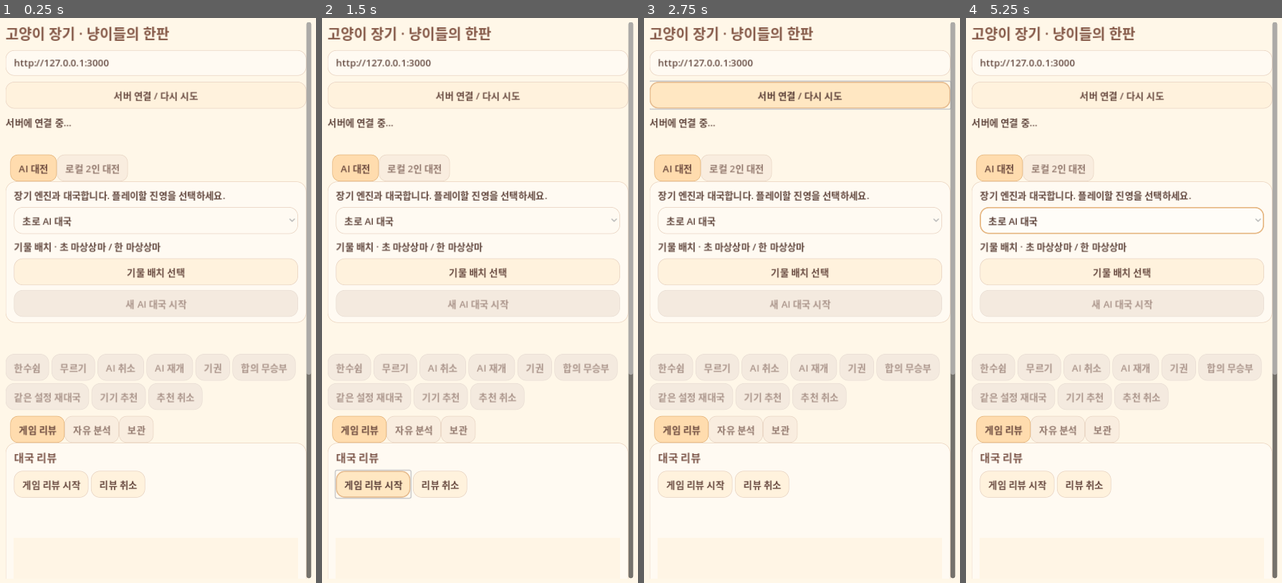
Above: before the commit, frames 1-4 (left to right).
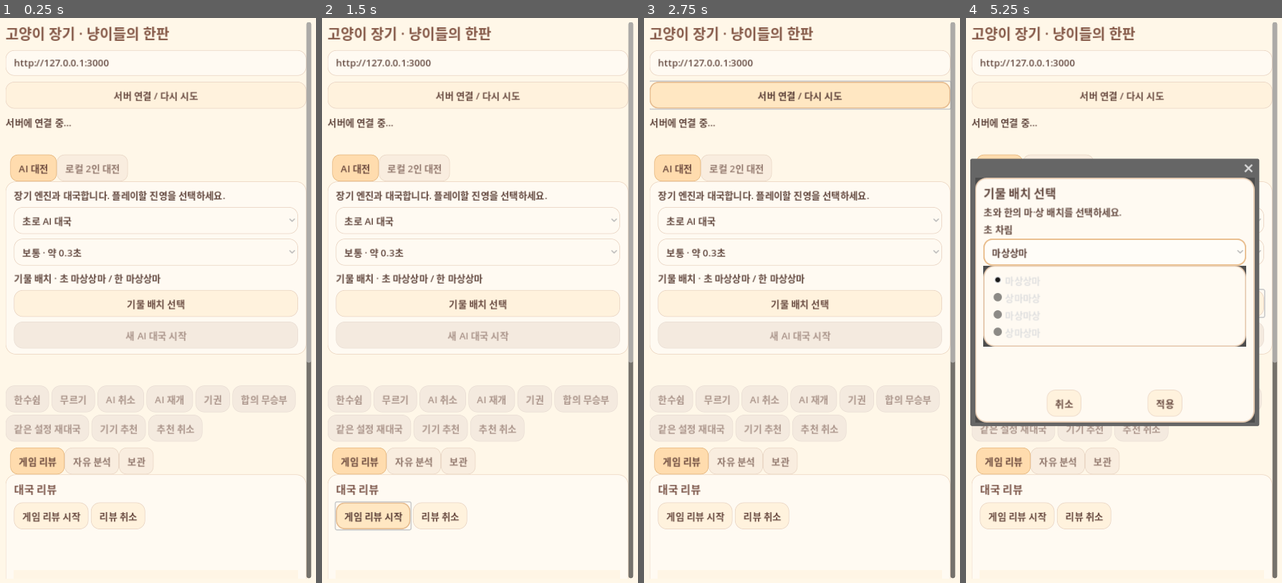
Above: after the commit, the same moments.

Repository: YU-Kangg/janggiAI
Game: Godot game, scene res://main.tscn
The game is run twice, just before and just after one commit, with the same random seed, the same clock (stepped at 60 frames per second) and the same inputs.
Inputs (mouse positions are in pixels of both pictures, inside the frame that each line leads up to):
- Up to frame 1 (0.25 s): no input
- Up to frame 2 (1.5 s): click "게임 리뷰 시작" at 0.5 s; click "게임 리뷰 시작" at 1.25 s
- Up to frame 3 (2.75 s): click "서버 연결 / 다시 시도" at 2 s
- Up to frame 4 (5.25 s): click "초로 AI 대국" at 2.75 s; click "기물 배치 선택" at 3.5 s; click (1120, 221) at 4.25 s, where only the run before the commit has a clickable "한으로 AI 대국"; click (1120, 249) at 5 s, where only the run after the commit has a clickable "보통 · 약 0.3초"

The runs differ from the first frame. In frame 1, 6.8% of the frame differs, in the area x 1-99%, y 39-91%; in frame 2, 8.4%; in frame 3, 6.8%; in frame 4, 16%, in the area x 1-99%, y 24-91%.

Commit message:
feat(ai): 대국 난이도별 탐색 시간 추가

Diff:
--- a/godot/main.gd
+++ b/godot/main.gd
@@ -17,6 +17,7 @@
 var key_move_status := Label.new()
 var grid := GridContainer.new()
 var side := OptionButton.new()
+var ai_difficulty := OptionButton.new()
 var cho_setup := OptionButton.new()
 var han_setup := OptionButton.new()
 var time_control := OptionButton.new()
@@ -233,6 +234,11 @@
 	side.add_item("초로 AI 대국")
 	side.add_item("한으로 AI 대국")
 	ai_game_panel.add_child(side)
+	ai_difficulty.add_item("빠르게 · 약 0.1초")
+	ai_difficulty.add_item("보통 · 약 0.3초")
+	ai_difficulty.add_item("강하게 · 약 1초")
+	ai_difficulty.select(1)
+	ai_game_panel.add_child(ai_difficulty)
 	ai_setup_summary.autowrap_mode = TextServer.AUTOWRAP_WORD_SMART
 	ai_game_panel.add_child(ai_setup_summary)
 	var ai_setup_button := Button.new()
@@ -522,6 +528,7 @@
 	if state.is_empty():
 		return
 	game_mode_tabs.current_tab = 1 if state.get("mode", "ai") == "local" else 0
+	ai_difficulty.select(maxi(["quick", "normal", "strong"].find(str(state.get("aiLevel", "normal"))), 0))
 	selected_cho_setup = str(state.get("setup", {}).get("cho", "nbbn"))
 	selected_han_setup = str(state.get("setup", {}).get("han", "nbbn"))
 	cho_setup.select(arrangement_index(selected_cho_setup))
@@ -550,6 +557,9 @@
 		_:
 			return null
 
+func selected_ai_level() -> String:
+	return ["quick", "normal", "strong"][clampi(ai_difficulty.selected, 0, 2)]
+
 func local_initial_fen(setup: Dictionary) -> String:
 	var han: String = str(setup.get("han", "nbbn"))
 	var cho: String = str(setup.get("cho", "nbbn")).to_upper()
@@ -585,7 +595,7 @@
 		"bikjang": position.get("bikjang", false), "legalMoves": Array(position.legalMoves),
 		"points": material_points(str(position.fen)), "outcome": outcome,
 		"initialFen": initial_fen, "setup": setup, "moves": offline_moves.duplicate(),
-		"revision": revision, "variant": "janggi", "mode": "local", "humanSide": "cho",
+		"revision": revision, "variant": "janggi", "mode": "local", "humanSide": "cho", "aiLevel": "normal",
 		"players": {"cho": cho_name.text.strip_edges(), "han": han_name.text.strip_edges()},
 		"clock": {
 			"enabled": offline_time_control != null, "choMs": int(offline_clock.cho), "hanMs": int(offline_clock.han),
@@ -763,6 +773,7 @@
 	act("reset", {
 		"mode": pending_new_mode,
 		"humanSide": "cho" if side.selected == 0 else "han",
+		"aiLevel": selected_ai_level(),
 		"setup": {"cho": selected_cho_setup, "han": selected_han_setup},
 		"players": {"cho": cho_name.text.strip_edges(), "han": han_name.text.strip_edges()},
 		"timeControl": selected_time_control() if pending_new_mode == "local" else null,
@@ -920,6 +931,7 @@
 		pending_ai_start_after_connect = false
 		act("reset", {
 			"mode": "ai", "humanSide": "cho" if side.selected == 0 else "han",
+			"aiLevel": selected_ai_level(),
 			"setup": {"cho": selected_cho_setup, "han": selected_han_setup},
 			"players": {"cho": cho_name.text.strip_edges(), "han": han_name.text.strip_edges()},
 			"timeControl": null,
--- a/godot/smoke.gd
+++ b/godot/smoke.gd
@@ -29,7 +29,7 @@
 	check(app.variation_start.get_parent() == app.review_analysis_controls and app.review_export_button.get_parent() == app.review_file_controls, "analysis and file actions separated")
 	check(app.full_review_start.text == "게임 리뷰 시작" and app.review_analysis_button.text == "최선 수 보기" and app.retry_button.text == "다시 풀기", "guided review action labels")
 	check(app.game_mode_tabs.get_tab_count() == 2 and app.game_mode_tabs.get_tab_title(0) == "AI 대전" and app.game_mode_tabs.get_tab_title(1) == "로컬 2인 대전", "AI and local match setup separated")
-	check(app.side.get_parent() == app.ai_game_panel and app.cho_name.get_parent() == app.local_game_panel and app.time_control.get_parent() == app.local_game_panel, "mode-specific controls grouped")
+	check(app.side.get_parent() == app.ai_game_panel and app.ai_difficulty.get_parent() == app.ai_game_panel and app.cho_name.get_parent() == app.local_game_panel and app.time_control.get_parent() == app.local_game_panel, "mode-specific controls grouped")
 	check(app.cho_setup.get_parent().get_parent() == app.setup_dialog and app.han_setup.get_parent().get_parent() == app.setup_dialog, "piece setup controls moved to modal")
 	check(not app.device_engine.available() and app.device_recommend.disabled, "desktop fallback without Android engine")
 	app.act("reset", {"mode": "ai", "humanSide": "cho"})
Not shown, changed: PROGRESS.md
Not shown, changed: godot/README.md
Not shown, changed: server/engine.js
Not shown, changed: server/game.js
Not shown, changed: test/ai.test.js
Not shown, changed: test/history.test.js
